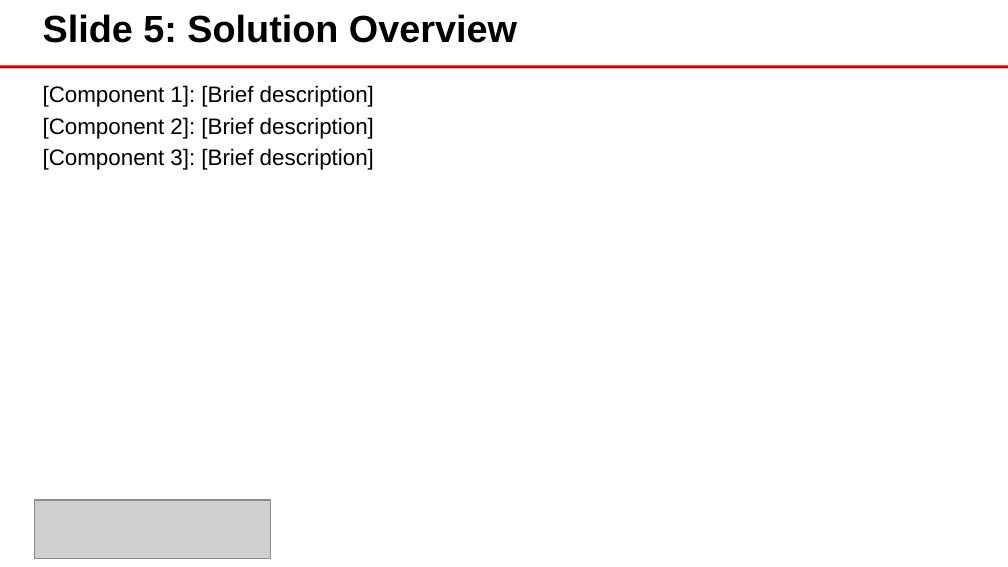
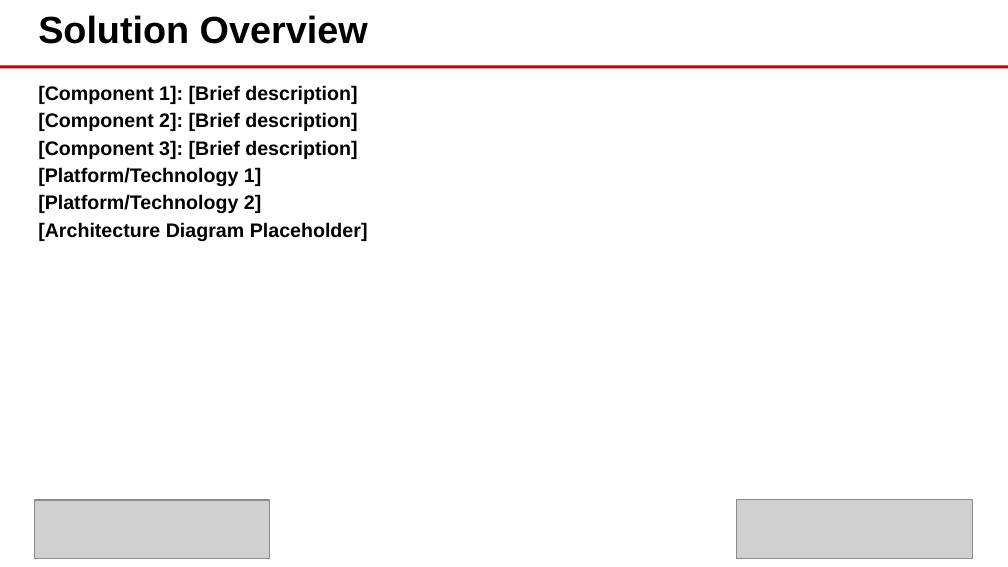
Before and after one commit to eoframework/solutions, a slide deck: slide 3 of solution-template/sample-provider/sample-category/sample-solution/presales/solution-briefing.pptx (slide 6 before the commit). Drawn at 1008x567 pixels with LibreOffice and Linux fonts; fonts in the diff are those of the drawing; grey boxes stand for pictures; background and template pictures are left out. Boxes give left, top, right and bottom in pixels: in the first picture for what was removed or moved away, otherwise in the second. Text is boxed around its words. In the diff, an @@ line names an element or a change of style, - is before the commit and + after.

```diff
--- a/solution-template/sample-provider/sample-category/sample-solution/presales/solution-briefing.pptx
+++ b/solution-template/sample-provider/sample-category/sample-solution/presales/solution-briefing.pptx
@@ text at bbox=[38, 15, 368, 44]: text changed @@
-Slide 5: Solution Overview
+Solution Overview
@@ text at bbox=[38, 85, 357, 159]: size 16 to 14 pt, bold on in "[Component 1]: [Brief description]", "[Component 2]: [Brief description]", "[Component 3]: [Brief description]" @@
@@ text at bbox=[38, 167, 368, 241]: paragraphs added @@
+[Platform/Technology 1]
+[Platform/Technology 2]
+[Architecture Diagram Placeholder]
@@ picture added at bbox=[737, 500, 973, 558] @@
```
Also in this commit, not shown: 5 other slides changed, 1 slide added, 13 slides removed, 2 other files.
